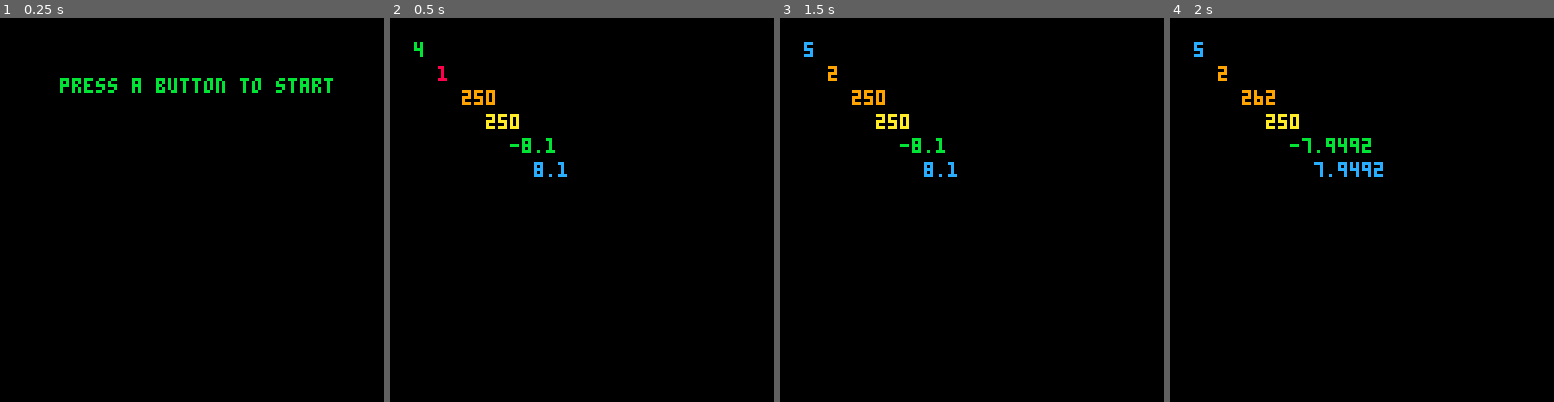
Above: before the commit, frames 1-4 (left to right).
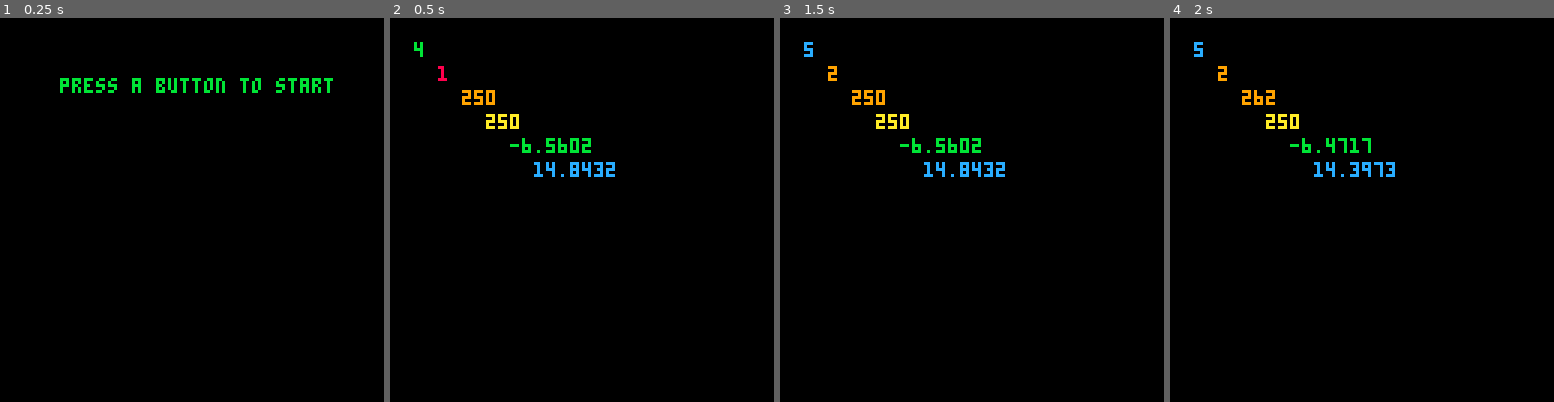
Above: after the commit, the same moments.

Repository: abehmiel/rc-gamejam
Game: PICO-8 cartridge game.p8
Two runs of this game, one before a commit and one after it. Both use one fixed random seed, a clock stepped at 60 frames per second and the inputs below.
Inputs:
- Up to frame 1 (0.25 s): no input
- Up to frame 2 (0.5 s): tap X (X key) at 0.33 s
- Up to frame 3 (1.5 s): tap O (Z key) at 0.7 s; tap X (X key) at 1.07 s
- Up to frame 4 (2 s): hold Right from 1.6 s (still down); tap O (Z key) at 1.7 s; tap X (X key) at 1.85 s

Frame 1 is identical in both runs. In frame 2, 0.7% of the frame differs, in the area x 35-59%, y 31-42%; in frame 3, 0.7%; in frame 4, 0.5%.

Commit message:
used Saito & Dresselhaus energy formula instead of N-N TB

Diff:
--- a/game.p8
+++ b/game.p8
@@ -10,7 +10,8 @@
 level = 1
 sqrt3 = sqrt(3)
 selfe = 0
-t = -2.7
+t = -3.033
+s0 = 0.129
 tol = 0.28
 size = 500
 
@@ -33,7 +35,7 @@
  kx[i]=pi*(i-size/2)/(la*size)
 end
 
--- t-b energy calculation
+-- t-b energy calculations
 --
 function calc_en(k1,k2)
  return sqrt(
@@ -43,23 +45,18 @@
   * cos(k2*la / 2.0) )
 end
 
--- populate energy table
---
-
 function get_energies(row,column)
   emod = calc_en(kx[row],kx[column])
-  homo = selfe + t * emod
-  lumo = selfe - t * emod
-end
-
--- init parameters
+  lumo = -(selfe + t * emod)/
+         ( 1 - s0*emod)
+  homo = -(selfe - t * emod)/
+         ( 1 + s0*emod)
+end
+
+-- menu-related functions
 --
 
 mainmusic = true
-
-
--- menu-related functions
---
 
 function togglemusic()
 	mainmusic = not mainmusic
@@ -79,7 +76,7 @@
 
 menuitem(1, "toggle music", togglemusic)
 
---
+-- special functions
 --
 
 function _init()
